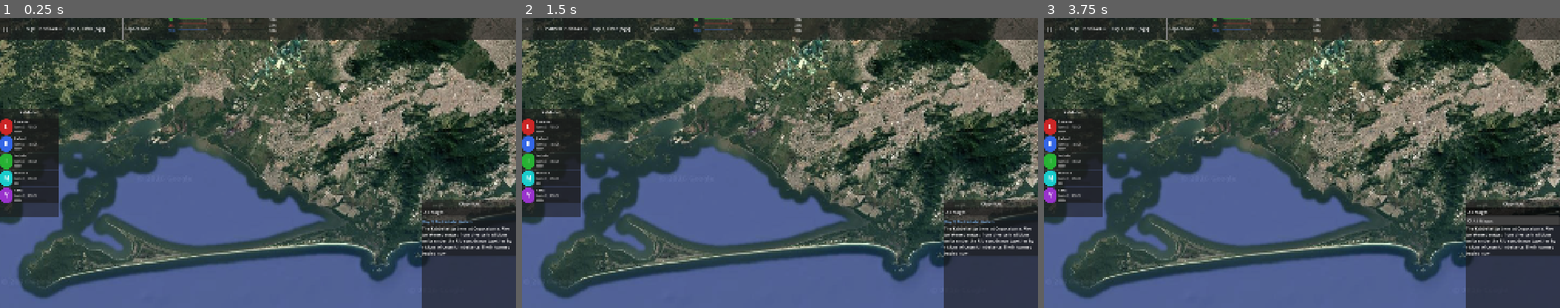
Above: before the commit, frames 1-3 (left to right).
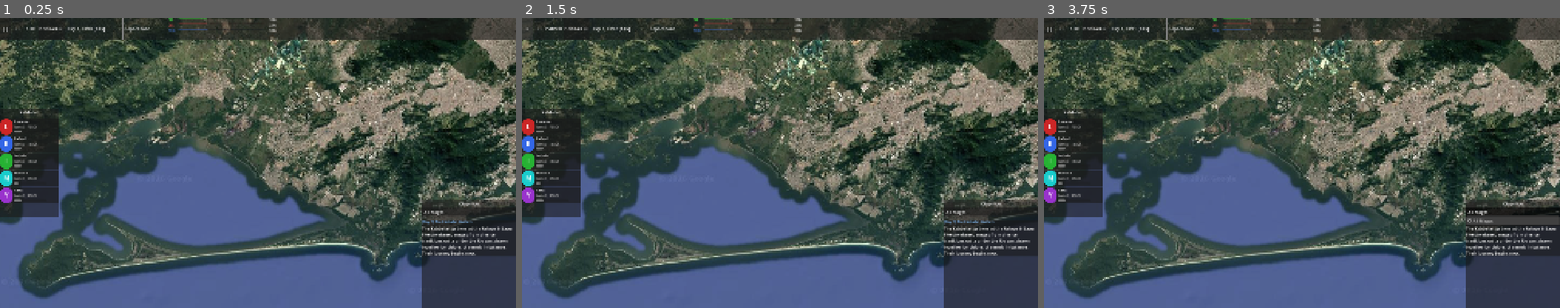
Above: after the commit, the same moments.

Repository: joao-ribeiro-medeiros/SimKaballah
Game: Godot game, scene res://scenes/main/main.tscn
The game is run twice, just before and just after one commit, with the same random seed, the same clock (stepped at 60 frames per second) and the same inputs.
Inputs:
- Up to frame 1 (0.25 s): no input
- Up to frame 2 (1.5 s): click "||" at 0.5 s; click ">" at 1.25 s
- Up to frame 3 (3.75 s): click "DOBRAR >>" at 2 s; click "<<" at 2.75 s; click "All Magos" at 3.5 s

The runs differ from the first frame. In frame 1, 0.6% of the frame differs, in the area x 5-100%, y 3-82%; in frame 2, 0.6%; in frame 3, 0.6%.
Error before the commit: Parse Error: Cannot infer the type of "rank_name" variable because the value doesn't have a set type. (res://scenes/ui/mago_sheet.gd:104)

Commit message:
update + bug fix

Diff:
--- a/autoloads/party_manager.gd
+++ b/autoloads/party_manager.gd
@@ -4,11 +4,11 @@
 
 var magos: Array[MagoStats] = []
 var formation: Array[String] = [] # ordered by position: 0-2 front, 3-6 back
-var current_location: String = "copacabana"
-var travel_path: Array[String] = []
-var _travel_progress: float = 0.0
+var current_location: String = "lapa" # refuge fallback reference
 var travel_time_per_leg: float = 30.0 # game minutes per leg
-var is_traveling: bool = false
+
+# Per-mago travel progress tracking
+var _mago_travel_progress: Dictionary = {} # mago_name -> float
 
 
 func _ready() -> void:
@@ -16,29 +16,34 @@
 
 
 func _on_time_tick(delta_game_seconds: float) -> void:
-	if not is_traveling or travel_path.is_empty():
-		return
+	for mago in magos:
+		if not mago.is_traveling or mago.travel_path.is_empty():
+			continue
 
-	_travel_progress += delta_game_seconds / 60.0 # convert to minutes
-	if _travel_progress >= travel_time_per_leg:
-		_travel_progress = 0.0
-		current_location = travel_path[0]
-		travel_path.remove_at(0)
-		if travel_path.is_empty():
-			is_traveling = false
-			SignalBus.party_arrived.emit(current_location)
+		var progress: float = _mago_travel_progress.get(mago.mago_name, 0.0)
+		progress += delta_game_seconds / 60.0 # convert to minutes
+		if progress >= travel_time_per_leg:
+			progress = 0.0
+			var from_loc := mago.current_location
+			mago.current_location = mago.travel_path[0]
+			mago.travel_path.remove_at(0)
+			SignalBus.mago_moved.emit(mago, from_loc, mago.current_location)
+			if mago.travel_path.is_empty():
+				mago.is_traveling = false
+				_mago_travel_progress.erase(mago.mago_name)
+			else:
+				_mago_travel_progress[mago.mago_name] = progress
 		else:
-			# Intermediate arrival
-			pass
+			_mago_travel_progress[mago.mago_name] = progress
 
 
-func move_to(path: Array[String]) -> void:
+func start_mago_travel(mago: MagoStats, path: Array[String]) -> void:
 	if path.is_empty():
 		return
-	travel_path = path
-	_travel_progress = 0.0
-	is_traveling = true
-	SignalBus.party_moved.emit(path[-1])
+	mago.travel_path = path
+	mago.is_traveling = true
+	_mago_travel_progress[mago.mago_name] = 0.0
+	SignalBus.mago_travel_started.emit(mago, path[-1])
 
 
 func add_mago(mago: MagoStats) -> bool:
--- a/autoloads/signal_bus.gd
+++ b/autoloads/signal_bus.gd
@@ -25,3 +25,7 @@
 signal party_moved(destination_location_id: String)
 signal party_arrived(location_id: String)
 signal location_clicked(location_id: String)
+
+# Individual mage movement
+signal mago_moved(mago, from_location_id: String, to_location_id: String)
+signal mago_travel_started(mago, destination_id: String)
--- a/resources/mago_stats.gd
+++ b/resources/mago_stats.gd
@@ -42,6 +42,11 @@
 
 # Relationships: mago_name -> bond value (-5 to +5)
 @export var relationships: Dictionary = {}
+
+# Location & Travel
+@export var current_location: String = "lapa"
+var travel_path: Array[String] = []
+var is_traveling: bool = false
 
 # Whether this mago is currently deployed to an encounter
 var is_deployed: bool = false
--- a/scenes/encounters/encounter_panel.gd
+++ b/scenes/encounters/encounter_panel.gd
@@ -49,7 +49,11 @@
 	for child in available_list.get_children():
 		child.queue_free()
 
-	var available := PartyManager.get_available_magos()
+	var all_available := PartyManager.get_available_magos()
+	var available: Array[MagoStats] = []
+	for m in all_available:
+		if m.current_location == current_encounter.location_id and not m.is_traveling:
+			available.append(m)
 	for mago in available:
 		var btn := Button.new()
 		var skill := mago.get_stat(current_encounter.resolution_stat)
--- a/scenes/main/main.gd
+++ b/scenes/main/main.gd
@@ -91,8 +91,8 @@
 	entry.game_timestamp = 0.0
 	entry.entry_type = ChronicleEntry.EntryType.TRAVEL
 	entry.title = "The Kabbalah Gathers"
-	entry.narrative_text = "The Kabbalah gathers at Copacabana. Five Awakened mages from diverse traditions unite under the Rio sun, drawn together by visions of cosmic imbalance. Their journey begins now."
-	entry.location_id = "copacabana"
+	entry.narrative_text = "The Kabbalah gathers at the Refuge in Lapa. Five Awakened mages from diverse traditions unite under the Rio sun, drawn together by visions of cosmic imbalance. Their journey begins now."
+	entry.location_id = "lapa"
 	Chronicle.add_entry(entry)
 
 
@@ -461,19 +461,16 @@
 
 
 func _on_location_clicked(location_id: String) -> void:
-	if PartyManager.is_traveling:
-		return
-
-	if location_id == PartyManager.current_location:
-		# Check for encounter at current location
-		if EncounterManager.has_encounter_at(location_id):
-			var enc_def: EncounterDef = EncounterManager.get_encounter_at(location_id)
-			encounter_panel.show_encounter(enc_def)
-	else:
-		# Navigate to location
-		var path: Array[String] = rio_map.find_path(PartyManager.current_location, location_id)
-		if not path.is_empty():
-			SignalBus.party_moved.emit(location_id)
+	# Check if any mage is at this location and not traveling
+	var mago_present := false
+	for mago in PartyManager.magos:
+		if mago.current_location == location_id and not mago.is_traveling:
+			mago_present = true
+			break
+
+	if mago_present and EncounterManager.has_encounter_at(location_id):
+		var enc_def: EncounterDef = EncounterManager.get_encounter_at(location_id)
+		encounter_panel.show_encounter(enc_def)
 
 
 func _on_encounter_spawned(enc_def: EncounterDef, location_id: String) -> void:
--- a/scenes/main/main.tscn
+++ b/scenes/main/main.tscn
@@ -26,6 +26,7 @@
 [node name="PartyPanel" parent="UILayer" instance=ExtResource("4_pp")]
 
 [node name="ChroniclePanel" parent="UILayer" instance=ExtResource("5_cp")]
+unique_name_in_owner = true
 
 [node name="PopupLayer" type="CanvasLayer" parent="."]
 layer = 2
--- a/scenes/map/location_marker.gd
+++ b/scenes/map/location_marker.gd
@@ -64,6 +64,16 @@
 			dot.color = Color(1, 0.85, 0.4, 0.9) # restore original
 
 
+func set_highlight(on: bool) -> void:
+	if on:
+		modulate = Color(1.4, 1.3, 0.8)
+	else:
+		if _is_hovered:
+			modulate = Color(1.3, 1.3, 1.3)
+		else:
+			modulate = Color.WHITE
+
+
 func _start_pulse() -> void:
 	if dot == null:
 		return
--- a/scenes/map/mago_token.gd
+++ b/scenes/map/mago_token.gd
@@ -1,6 +1,15 @@
 extends Node2D
 
+signal token_dropped(mago: MagoStats, world_position: Vector2)
+
 var mago: MagoStats = null
+
+var _is_dragging: bool = false
+var _drag_start_pos: Vector2 = Vector2.ZERO
+var _original_position: Vector2 = Vector2.ZERO
+var _mouse_pressed: bool = false
+
+const DRAG_THRESHOLD := 5.0
 
 @onready var shape: Polygon2D = $Shape
 @onready var initial_label: Label = $InitialLabel
@@ -28,8 +37,51 @@
 
 
 func _on_area_input_event(_viewport: Node, event: InputEvent, _shape_idx: int) -> void:
-	if event is InputEventMouseButton and event.pressed and event.button_index == MOUSE_BUTTON_LEFT:
+	if event is InputEventMouseButton and event.button_index == MOUSE_BUTTON_LEFT:
+		if event.pressed:
+			if mago and mago.is_traveling:
+				return
+			_mouse_pressed = true
+			_drag_start_pos = get_global_mouse_position()
+			_original_position = position
+		else:
+			_handle_release()
+
+
+func _process(_delta: float) -> void:
+	if not _mouse_pressed:
+		return
+
+	if not Input.is_mouse_button_pressed(MOUSE_BUTTON_LEFT):
+		_handle_release()
+		return
+
+	var mouse_pos := get_global_mouse_position()
+	if not _is_dragging:
+		if _drag_start_pos.distance_to(mouse_pos) > DRAG_THRESHOLD:
+			_is_dragging = true
+			modulate.a = 0.7
+
+	if _is_dragging:
+		global_position = mouse_pos
+
+
+func _handle_release() -> void:
+	if not _mouse_pressed:
+		return
+	_mouse_pressed = false
+
+	if _is_dragging:
+		_is_dragging = false
+		modulate.a = 1.0
+		token_dropped.emit(mago, global_position)
+	else:
+		# Short click — open MagoSheet
 		if mago:
 			var sheet = get_tree().get_first_node_in_group("mago_sheet")
 			if sheet and sheet.has_method("show_mago"):
 				sheet.show_mago(mago)
+
+
+func snap_to(pos: Vector2) -> void:
+	position = pos
--- a/scenes/map/rio_map.gd
+++ b/scenes/map/rio_map.gd
@@ -14,8 +14,7 @@
 	queue_redraw()
 	SignalBus.encounter_spawned.connect(_on_encounter_spawned)
 	SignalBus.encounter_resolved.connect(_on_encounter_resolved)
-	SignalBus.party_moved.connect(_on_party_moved)
-	SignalBus.party_arrived.connect(_on_party_arrived)
+	SignalBus.mago_moved.connect(_on_mago_moved)
 	_spawn_mago_tokens()
 
 
@@ -84,53 +83,88 @@
 	return Vector2.ZERO
 
 
+func get_nearest_location(world_pos: Vector2, max_distance: float = 80.0) -> String:
+	var best_id := ""
+	var best_dist := max_distance
+	for loc_id in locations:
+		var loc_pos: Vector2 = locations[loc_id].position
+		var dist := world_pos.distance_to(loc_pos)
+		if dist < best_dist:
+			best_dist = dist
+			best_id = loc_id
+	return best_id
+
+
 func _spawn_mago_tokens() -> void:
 	var token_scene := preload("res://scenes/map/mago_token.tscn")
-	var start_pos := get_location_position(PartyManager.current_location)
 	var idx := 0
 	for mago in PartyManager.magos:
 		var token: Node2D = token_scene.instantiate()
 		party_tokens_node.add_child(token)
 		if token.has_method("setup"):
 			token.setup(mago)
-		# Offset tokens so they don't overlap
+		# Connect drag signal
+		if token.has_signal("token_dropped"):
+			token.token_dropped.connect(_on_token_dropped)
+		# Position at mago's current location
+		var start_pos := get_location_position(mago.current_location)
 		var offset := Vector2((idx - 2) * 18, 0)
 		token.position = start_pos + offset
 		_mago_tokens[mago.mago_name] = token
 		idx += 1
 
 
-func _on_party_moved(destination_id: String) -> void:
-	if _mago_tokens.is_empty():
-		return
-	var path := find_path(PartyManager.current_location, destination_id)
-	if path.is_empty():
-		return
-	PartyManager.move_to(path)
-	_animate_travel(path)
+func _get_mago_offset(mago_name: String) -> Vector2:
+	var idx := 0
+	for name in _mago_tokens:
+		if name == mago_name:
+			break
+		idx += 1
+	return Vector2((idx - 2) * 18, 0)
 
 
-func _animate_travel(path: Array[String]) -> void:
-	if _mago_tokens.is_empty():
+func _on_token_dropped(mago: MagoStats, world_pos: Vector2) -> void:
+	var token: Node2D = _mago_tokens.get(mago.mago_name)
+	if not token:
 		return
-	var idx := 0
-	for mago_name in _mago_tokens:
-		var token: Node2D = _mago_tokens[mago_name]
-		var tween := create_tween()
-		for loc_id in path:
-			var target := get_location_position(loc_id)
-			var offset := Vector2((idx - 2) * 18, 0)
-			tween.tween_property(token, "position", target + offset, 0.5)
-		idx += 1
+
+	var target_id := get_nearest_location(world_pos)
+	if target_id.is_empty() or target_id == mago.current_location:
+		# Snap back
+		var offset := _get_mago_offset(mago.mago_name)
+		token.snap_to(get_location_position(mago.current_location) + offset)
+		return
+
+	var path := find_path(mago.current_location, target_id)
+	if path.is_empty():
+		# No path — snap back
+		var offset := _get_mago_offset(mago.mago_name)
+		token.snap_to(get_location_position(mago.current_location) + offset)
+		return
+
+	# Start travel
+	PartyManager.start_mago_travel(mago, path)
+	_animate_mago_travel(mago.mago_name, path)
 
 
-func _on_party_arrived(location_id: String) -> void:
-	var idx := 0
-	for mago_name in _mago_tokens:
-		var token: Node2D = _mago_tokens[mago_name]
-		var offset := Vector2((idx - 2) * 18, 0)
-		token.position = get_location_position(location_id) + offset
-		idx += 1
+func _animate_mago_travel(mago_name: String, path: Array[String]) -> void:
+	var token: Node2D = _mago_tokens.get(mago_name)
+	if not token:
+		return
+	var offset := _get_mago_offset(mago_name)
+	var tween := create_tween()
+	for loc_id in path:
+		var target := get_location_position(loc_id)
+		tween.tween_property(token, "position", target + offset, 0.5)
+
+
+func _on_mago_moved(mago: MagoStats, _from_location_id: String, to_location_id: String) -> void:
+	# Ensure token is at correct position when mago arrives at waypoint
+	var token: Node2D = _mago_tokens.get(mago.mago_name)
+	if token:
+		var offset := _get_mago_offset(mago.mago_name)
+		token.position = get_location_position(to_location_id) + offset
+	# Highlight location markers during drag handled by _process in location_marker
 
 
 func _on_encounter_spawned(enc_def: EncounterDef, location_id: String) -> void:
--- a/scenes/map/rio_map.tscn
+++ b/scenes/map/rio_map.tscn
@@ -8,13 +8,16 @@
 [node name="RioMap" type="Node2D"]
 script = ExtResource("1_map")
 
+[node name="FallbackRect" type="ColorRect" parent="."]
+z_index = -1
+offset_right = 2682.0
+offset_bottom = 1084.0
+color = Color(0.05, 0.08, 0.18, 1)
+
 [node name="BaseMap" type="Sprite2D" parent="."]
+modulate = Color(1, 1, 1, 1)
 texture = ExtResource("4_basemap")
 centered = false
-
-[node name="AtmosphereOverlay" type="Sprite2D" parent="."]
-modulate = Color(1, 1, 1, 0.15)
-z_index = 1
 
 [node name="Locations" type="Node2D" parent="."]
 z_index = 2
--- a/scenes/ui/chronicle_panel.gd
+++ b/scenes/ui/chronicle_panel.gd
@@ -71,7 +71,6 @@
 	vbox.add_child(body)
 
 	if prepend:
-		entries_container.move_child(panel, 0)
 		entries_container.add_child(panel)
 		entries_container.move_child(panel, 0)
 	else:
--- a/scenes/ui/hud.gd
+++ b/scenes/ui/hud.gd
@@ -25,7 +25,7 @@
 	if GameClock.time_scale == 0.0:
 		scale_text = "PAUSED"
 	else:
-		scale_text = "%gx" % GameClock.time_scale
+		scale_text = str(GameClock.time_scale) + "x"
 	time_label.text = "%s [%s]" % [GameClock.get_time_string(), scale_text]
 
 
--- a/scenes/ui/mago_sheet.gd
+++ b/scenes/ui/mago_sheet.gd
@@ -101,8 +101,8 @@
 		var hbox := HBoxContainer.new()
 		var val := m.get_sphere(sphere_name)
 		var display_name := _get_sphere_display_name(sphere_name)
-		var rank_name := SPHERE_RANK_NAMES[val]
-		var rank_color := RANK_COLORS[val]
+		var rank_name: String = SPHERE_RANK_NAMES[val]
+		var rank_color: Color = RANK_COLORS[val]
 
 		var label := Label.new()
 		label.text = display_name
--- a/scenes/ui/time_controls.gd
+++ b/scenes/ui/time_controls.gd
@@ -31,7 +31,7 @@
 		pause_btn.text = ">"
 		pause_btn.tooltip_text = "Resume"
 	else:
-		speed_label.text = "%gx" % scale
+		speed_label.text = str(scale) + "x"
 		pause_btn.text = "||"
 		pause_btn.tooltip_text = "Pause"
 	halve_btn.disabled = (scale <= 1.0)
Not shown, added: map_images/base_map.png.import
Not shown, added: map_images/labeled_map.png.import
Not shown, added: scenes/encounters/deployment_slot.gd.uid
Not shown: 1 places in scenes/map/rio_map.tscn that only renumber resources
Not shown, added: scenes/ui/mago_roster_entry.gd.uid
